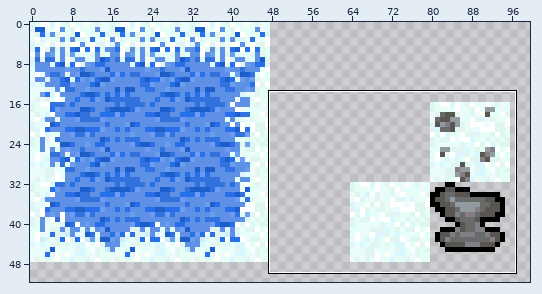
File history of a sprite sheet, Game/Assets/Sprites/Tileset.png. Above, an overview of the earlier version with the close-up marked.
Close-up. Before the commit:
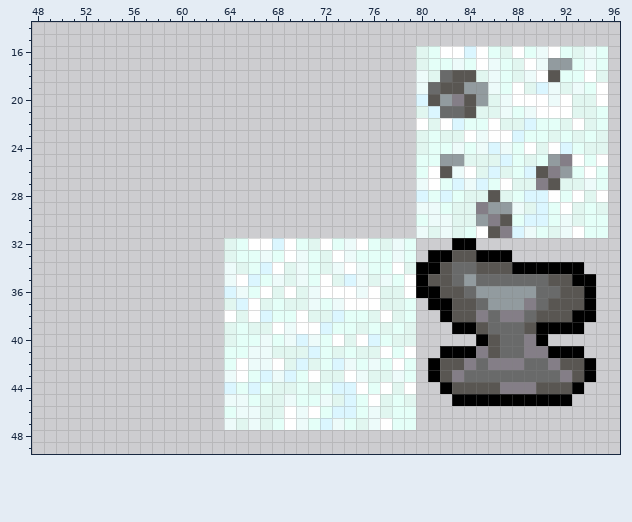
The file is 128x128 pixels. Colours within 5 levels of each other are drawn and written as one. Shown: x 48..96, y 14..49. The wide view leaves out empty margins.
After the commit:
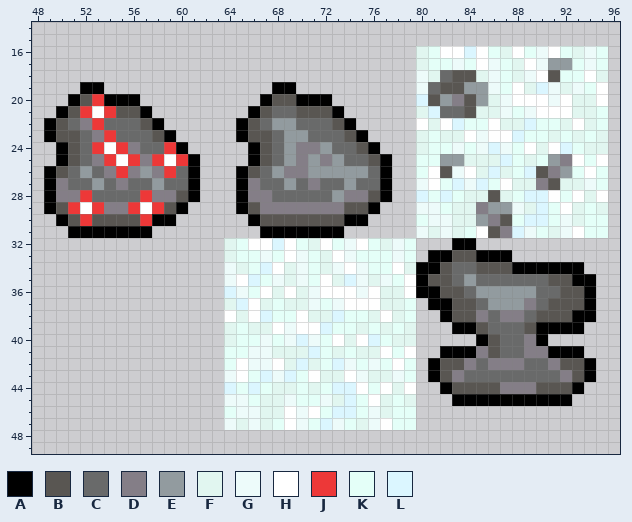
Palette (. is transparent): A #000000  B #595652  C #696a6a  D #847e87  E #929b9f  F #e1f6f0  G #edfbfa  H #ffffff  J #ed3838  K #e4fff8  L #dbf6ff
The edit:
y 19: x 52..53 .. -> AA; x 68..69 .. -> AA
y 20: x 51..56 ...... -> ABJAAA; x 67..72 ...... -> ABBAAA
y 21: x 50..57 ........ -> ABJHJBBA; x 66..73 ........ -> ABCCBBBA
y 22: x 49..58 .......... -> ABCDJCCCBA; x 65..74 .......... -> ABCEECCCBA
y 23: x 49..59 ........... -> ABBCDJCCCBA; x 65..75 ........... -> ABBCEECCCBA
y 24: x 50..60 ........... -> ABCJHJDCCJA; x 66..76 ........... -> ABCEDDECCBA
y 25: x 50..61 ............ -> ABCDJHJDJHJA; x 66..77 ............ -> ABCEDEDECCBA
y 26: x 49..61 ............. -> ABCECDJDEDJCA; x 65..77 ............. -> ABCEDDEEEEECA
y 27: x 49..61 ............. -> ADCCECDCCECCA; x 65..77 ............. -> ADCCECDCCECCA
y 28: x 49..61 ............. -> ADDJCCCCJDDBA; x 65..77 ............. -> ADDCCCCCEDDBA
y 29: x 49..60 ............ -> ABJHJDDJHJBA; x 65..76 ............ -> ABDDDDDDDBBA
y 30: x 50..59 .......... -> ABJBBBBJAA; x 66..75 .......... -> ABBBBBBBAA
y 31: x 51..57 ....... -> AAAAAAA; x 67..73 ....... -> AAAAAAA
